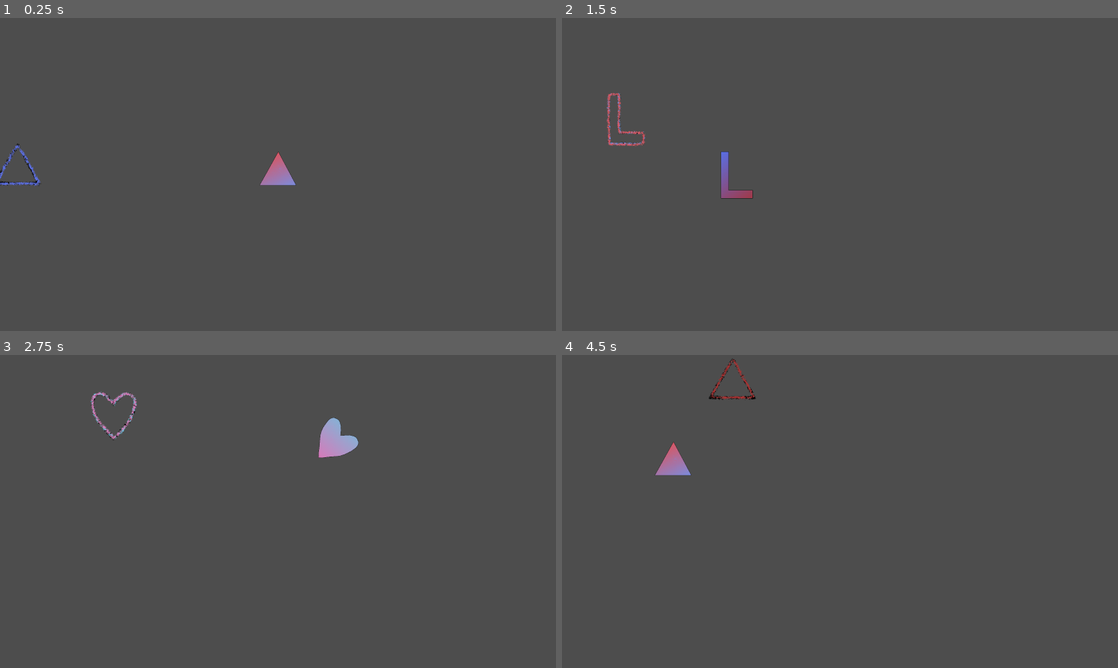
Above: before the commit, frames 1-4 (two rows, left to right).
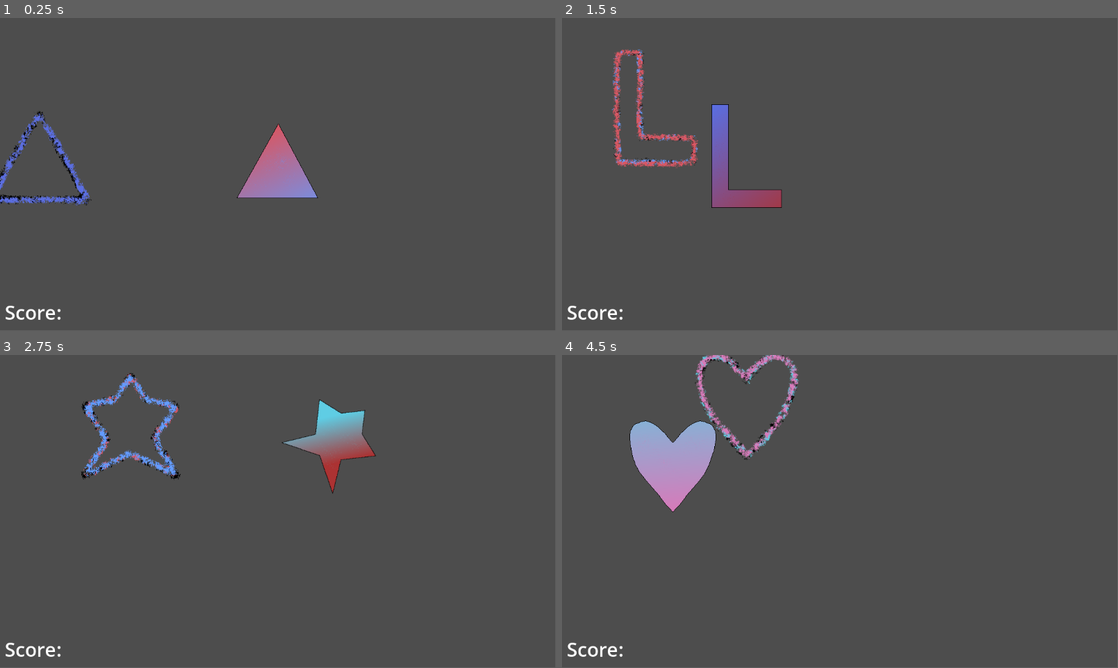
Above: after the commit, the same moments.

Repository: SucellosMusic/first-rhythm-game
Game: Godot game, scene res://Scenes/play_area.tscn
The game is run twice, just before and just after one commit, with the same random seed, the same clock (stepped at 60 frames per second) and the same inputs. This scene is started directly instead of the project's main scene.
Inputs (mouse positions are in pixels of both pictures, inside the frame that each line leads up to):
- Up to frame 1 (0.25 s): no input
- Up to frame 2 (1.5 s): tap Enter at 0.5 s; move the mouse to (962, 158) at 0.52 s; hold Right (ui_right) 0.53-1.28 s; move the mouse to (728, 190) at 1.27 s; hold Left (ui_left) from 1.28 s (still down)
- Up to frame 3 (2.75 s): move the mouse to (333, 442) at 2.02 s; release Left (ui_left) at 2.03 s; hold Right (ui_right) from 2.03 s (still down)
- Up to frame 4 (4.5 s): move the mouse to (812, 574) at 2.77 s; move the mouse to (1006, 558) at 3.52 s; release Right (ui_right) at 3.53 s; hold Left (ui_left) from 3.53 s (still down); move the mouse to (673, 464) at 4.27 s
In our replay, the window is 800x450 before the commit and 799x449 after it. These sizes can differ from the game's own. Grey fills any space a smaller window leaves; there, only what the larger window draws over its background counts as a difference.

The runs differ from the first frame. In frame 1, 2.7% of the frame differs, in the area x 0-58%, y 29-97%; in frame 2, 2.9%; in frame 3, 3.6%; in frame 4, 4.4%, in the area x 1-43%, y 0-97%.

Commit message:
playable prototype ready
fixed collisions, added scoring functions (still need to add multiplier), slowly adding features to streamline creating tracks

Diff:
--- a/Scenes/Assigned Shapes/player_equal_triangle.tscn
+++ b/Scenes/Assigned Shapes/player_equal_triangle.tscn
@@ -19,7 +19,6 @@
 texture = ExtResource("2_tktf8")
 
 [node name="Position Okay" type="Area2D" parent="."]
-collision_mask = 0
 priority = 2
 
 [node name="Position Collision" type="CollisionShape2D" parent="Position Okay"]
@@ -27,14 +26,14 @@
 
 [node name="Position Great" type="Area2D" parent="."]
 collision_layer = 2
-collision_mask = 0
+collision_mask = 2
 
 [node name="CollisionShape2D" type="CollisionShape2D" parent="Position Great"]
 shape = SubResource("CircleShape2D_cl3dy")
 
 [node name="Position Perfect" type="Area2D" parent="."]
 collision_layer = 4
-collision_mask = 0
+collision_mask = 4
 
 [node name="CollisionShape2D" type="CollisionShape2D" parent="Position Perfect"]
 shape = SubResource("CircleShape2D_kmixe")
--- a/Scenes/Assigned Shapes/player_heart.tscn
+++ b/Scenes/Assigned Shapes/player_heart.tscn
@@ -19,21 +19,21 @@
 
 [node name="Position Okay" type="Area2D" parent="."]
 collision_layer = 256
-collision_mask = 0
+collision_mask = 256
 
 [node name="CollisionShape2D" type="CollisionShape2D" parent="Position Okay"]
 shape = SubResource("CircleShape2D_gp7w3")
 
 [node name="Position Great" type="Area2D" parent="."]
 collision_layer = 512
-collision_mask = 0
+collision_mask = 512
 
 [node name="CollisionShape2D" type="CollisionShape2D" parent="Position Great"]
 shape = SubResource("CircleShape2D_a0vnk")
 
 [node name="Position Perfect" type="Area2D" parent="."]
 collision_layer = 1024
-collision_mask = 0
+collision_mask = 1024
 
 [node name="CollisionShape2D" type="CollisionShape2D" parent="Position Perfect"]
 shape = SubResource("CircleShape2D_qjf5m")
--- a/Scenes/Assigned Shapes/player_l.tscn
+++ b/Scenes/Assigned Shapes/player_l.tscn
@@ -21,7 +21,7 @@
 [node name="Position Okay" type="Area2D" parent="."]
 position = Vector2(38, -68)
 collision_layer = 65536
-collision_mask = 0
+collision_mask = 65536
 
 [node name="CollisionShape2D" type="CollisionShape2D" parent="Position Okay"]
 shape = SubResource("CircleShape2D_0sq3m")
@@ -29,7 +29,7 @@
 [node name="Position Great" type="Area2D" parent="."]
 position = Vector2(38, -68)
 collision_layer = 131072
-collision_mask = 0
+collision_mask = 131072
 
 [node name="CollisionShape2D" type="CollisionShape2D" parent="Position Great"]
 shape = SubResource("CircleShape2D_wrine")
@@ -37,7 +37,7 @@
 [node name="Position Perfect" type="Area2D" parent="."]
 position = Vector2(38, -68)
 collision_layer = 262144
-collision_mask = 0
+collision_mask = 262144
 
 [node name="CollisionShape2D" type="CollisionShape2D" parent="Position Perfect"]
 shape = SubResource("CircleShape2D_d34n5")
--- a/Scenes/Assigned Shapes/player_pentagon.tscn
+++ b/Scenes/Assigned Shapes/player_pentagon.tscn
@@ -19,21 +19,21 @@
 
 [node name="Position Okay" type="Area2D" parent="."]
 collision_layer = 16777216
-collision_mask = 0
+collision_mask = 16777216
 
 [node name="CollisionShape2D" type="CollisionShape2D" parent="Position Okay"]
 shape = SubResource("CircleShape2D_nim28")
 
 [node name="Position Great" type="Area2D" parent="."]
 collision_layer = 33554432
-collision_mask = 0
+collision_mask = 33554432
 
 [node name="CollisionShape2D" type="CollisionShape2D" parent="Position Great"]
 shape = SubResource("CircleShape2D_pc54e")
 
 [node name="Position Perfect" type="Area2D" parent="."]
 collision_layer = 67108864
-collision_mask = 0
+collision_mask = 67108864
 
 [node name="CollisionShape2D" type="CollisionShape2D" parent="Position Perfect"]
 shape = SubResource("CircleShape2D_e77nm")
--- a/Scenes/Assigned Shapes/player_right_triangle.tscn
+++ b/Scenes/Assigned Shapes/player_right_triangle.tscn
@@ -21,7 +21,7 @@
 [node name="Position Okay" type="Area2D" parent="."]
 position = Vector2(85, -102)
 collision_layer = 16
-collision_mask = 0
+collision_mask = 16
 
 [node name="CollisionShape2D" type="CollisionShape2D" parent="Position Okay"]
 shape = SubResource("CircleShape2D_l0vxt")
@@ -29,7 +29,7 @@
 [node name="Position Great" type="Area2D" parent="."]
 position = Vector2(85, -102)
 collision_layer = 32
-collision_mask = 0
+collision_mask = 32
 
 [node name="CollisionShape2D" type="CollisionShape2D" parent="Position Great"]
 shape = SubResource("CircleShape2D_xhiwd")
@@ -37,7 +37,7 @@
 [node name="Position Perfect" type="Area2D" parent="."]
 position = Vector2(85, -102)
 collision_layer = 64
-collision_mask = 0
+collision_mask = 64
 
 [node name="CollisionShape2D" type="CollisionShape2D" parent="Position Perfect"]
 shape = SubResource("CircleShape2D_uuylo")
--- a/Scenes/Assigned Shapes/player_star.tscn
+++ b/Scenes/Assigned Shapes/player_star.tscn
@@ -19,21 +19,21 @@
 
 [node name="Position Okay" type="Area2D" parent="."]
 collision_layer = 4096
-collision_mask = 0
+collision_mask = 4096
 
 [node name="CollisionShape2D" type="CollisionShape2D" parent="Position Okay"]
 shape = SubResource("CircleShape2D_0s15x")
 
 [node name="Postion Great" type="Area2D" parent="."]
 collision_layer = 8192
-collision_mask = 0
+collision_mask = 8192
 
 [node name="CollisionShape2D" type="CollisionShape2D" parent="Postion Great"]
 shape = SubResource("CircleShape2D_pg3kp")
 
 [node name="Position Perfect" type="Area2D" parent="."]
 collision_layer = 16384
-collision_mask = 0
+collision_mask = 16384
 
 [node name="CollisionShape2D" type="CollisionShape2D" parent="Position Perfect"]
 shape = SubResource("CircleShape2D_ddp8b")
--- a/Scenes/Assigned Shapes/player_t.tscn
+++ b/Scenes/Assigned Shapes/player_t.tscn
@@ -19,21 +19,21 @@
 
 [node name="Position Okay" type="Area2D" parent="."]
 collision_layer = 1048576
-collision_mask = 0
+collision_mask = 1048576
 
 [node name="CollisionShape2D" type="CollisionShape2D" parent="Position Okay"]
 shape = SubResource("CircleShape2D_8ggtn")
 
 [node name="Position Great" type="Area2D" parent="."]
 collision_layer = 2097152
-collision_mask = 0
+collision_mask = 2097152
 
 [node name="CollisionShape2D" type="CollisionShape2D" parent="Position Great"]
 shape = SubResource("CircleShape2D_m5da2")
 
 [node name="Position Perfect" type="Area2D" parent="."]
 collision_layer = 4194304
-collision_mask = 0
+collision_mask = 4194304
 
 [node name="CollisionShape2D" type="CollisionShape2D" parent="Position Perfect"]
 shape = SubResource("CircleShape2D_tcqa7")
--- a/Scenes/Receiver Shapes/L_receiver.tscn
+++ b/Scenes/Receiver Shapes/L_receiver.tscn
@@ -49,7 +49,7 @@
 
 [node name="Position Okay" type="Area2D" parent="."]
 position = Vector2(38, -68)
-collision_layer = 0
+collision_layer = 65536
 collision_mask = 65536
 
 [node name="CollisionShape2D" type="CollisionShape2D" parent="Position Okay"]
@@ -57,7 +57,7 @@
 
 [node name="Position Great" type="Area2D" parent="."]
 position = Vector2(38, -68)
-collision_layer = 0
+collision_layer = 131072
 collision_mask = 131072
 
 [node name="CollisionShape2D" type="CollisionShape2D" parent="Position Great"]
@@ -65,7 +65,7 @@
 
 [node name="Position Perfect" type="Area2D" parent="."]
 position = Vector2(38, -68)
-collision_layer = 0
+collision_layer = 262144
 collision_mask = 262144
 
 [node name="CollisionShape2D" type="CollisionShape2D" parent="Position Perfect"]
--- a/Scenes/Receiver Shapes/equal_triangle_receiver.tscn
+++ b/Scenes/Receiver Shapes/equal_triangle_receiver.tscn
@@ -49,21 +49,20 @@
 frame_progress = 0.132286
 
 [node name="Position Okay" type="Area2D" parent="."]
-collision_layer = 0
 priority = 2
 
 [node name="Position Collision" type="CollisionShape2D" parent="Position Okay"]
 shape = SubResource("CircleShape2D_smhlt")
 
 [node name="Position Great" type="Area2D" parent="."]
-collision_layer = 0
+collision_layer = 2
 collision_mask = 2
 
 [node name="CollisionShape2D" type="CollisionShape2D" parent="Position Great"]
 shape = SubResource("CircleShape2D_mh38e")
 
 [node name="Position Perfect" type="Area2D" parent="."]
-collision_layer = 0
+collision_layer = 4
 collision_mask = 4
 
 [node name="CollisionShape2D" type="CollisionShape2D" parent="Position Perfect"]
--- a/Scenes/Receiver Shapes/heart_receiver.tscn
+++ b/Scenes/Receiver Shapes/heart_receiver.tscn
@@ -47,21 +47,21 @@
 sprite_frames = SubResource("SpriteFrames_hp4ry")
 
 [node name="Position Okay" type="Area2D" parent="."]
-collision_layer = 0
+collision_layer = 256
 collision_mask = 256
 
 [node name="CollisionShape2D" type="CollisionShape2D" parent="Position Okay"]
 shape = SubResource("CircleShape2D_pk3ep")
 
 [node name="Position Great" type="Area2D" parent="."]
-collision_layer = 0
+collision_layer = 512
 collision_mask = 512
 
 [node name="CollisionShape2D" type="CollisionShape2D" parent="Position Great"]
 shape = SubResource("CircleShape2D_8jb6t")
 
 [node name="Position Perfect" type="Area2D" parent="."]
-collision_layer = 0
+collision_layer = 1024
 collision_mask = 1024
 
 [node name="CollisionShape2D" type="CollisionShape2D" parent="Position Perfect"]
--- a/Scenes/Receiver Shapes/pentagon_receiver.tscn
+++ b/Scenes/Receiver Shapes/pentagon_receiver.tscn
@@ -47,21 +47,21 @@
 sprite_frames = SubResource("SpriteFrames_mkvor")
 
 [node name="Position Okay" type="Area2D" parent="."]
-collision_layer = 0
+collision_layer = 16777216
 collision_mask = 16777216
 
 [node name="CollisionShape2D" type="CollisionShape2D" parent="Position Okay"]
 shape = SubResource("CircleShape2D_cqq8a")
 
 [node name="Position Great" type="Area2D" parent="."]
-collision_layer = 0
+collision_layer = 33554432
 collision_mask = 33554432
 
 [node name="CollisionShape2D" type="CollisionShape2D" parent="Position Great"]
 shape = SubResource("CircleShape2D_vhpyn")
 
 [node name="Position Perfect" type="Area2D" parent="."]
-collision_layer = 0
+collision_layer = 67108864
 collision_mask = 67108864
 
 [node name="CollisionShape2D" type="CollisionShape2D" parent="Position Perfect"]
--- a/Scenes/Receiver Shapes/right_triangle_receiver.tscn
+++ b/Scenes/Receiver Shapes/right_triangle_receiver.tscn
@@ -49,7 +49,7 @@
 
 [node name="Position Okay" type="Area2D" parent="."]
 position = Vector2(85, -102)
-collision_layer = 0
+collision_layer = 16
 collision_mask = 16
 
 [node name="CollisionShape2D" type="CollisionShape2D" parent="Position Okay"]
@@ -57,7 +57,7 @@
 
 [node name="Position Great" type="Area2D" parent="."]
 position = Vector2(85, -102)
-collision_layer = 0
+collision_layer = 32
 collision_mask = 32
 
 [node name="CollisionShape2D" type="CollisionShape2D" parent="Position Great"]
@@ -65,7 +65,7 @@
 
 [node name="Position Perfect" type="Area2D" parent="."]
 position = Vector2(85, -102)
-collision_layer = 0
+collision_layer = 64
 collision_mask = 64
 
 [node name="CollisionShape2D" type="CollisionShape2D" parent="Position Perfect"]
--- a/Scenes/Receiver Shapes/star_receiver.tscn
+++ b/Scenes/Receiver Shapes/star_receiver.tscn
@@ -47,21 +47,21 @@
 sprite_frames = SubResource("SpriteFrames_dv1y2")
 
 [node name="Position Okay" type="Area2D" parent="."]
-collision_layer = 0
+collision_layer = 4096
 collision_mask = 4096
 
 [node name="CollisionShape2D" type="CollisionShape2D" parent="Position Okay"]
 shape = SubResource("CircleShape2D_ln7k7")
 
 [node name="Postion Great" type="Area2D" parent="."]
-collision_layer = 0
+collision_layer = 8192
 collision_mask = 8192
 
 [node name="CollisionShape2D" type="CollisionShape2D" parent="Postion Great"]
 shape = SubResource("CircleShape2D_2tq7o")
 
 [node name="Position Perfect" type="Area2D" parent="."]
-collision_layer = 0
+collision_layer = 16384
 collision_mask = 16384
 
 [node name="CollisionShape2D" type="CollisionShape2D" parent="Position Perfect"]
--- a/Scenes/Receiver Shapes/t_receiver.tscn
+++ b/Scenes/Receiver Shapes/t_receiver.tscn
@@ -47,21 +47,21 @@
 sprite_frames = SubResource("SpriteFrames_wq3o3")
 
 [node name="Position Okay" type="Area2D" parent="."]
-collision_layer = 0
+collision_layer = 1048576
 collision_mask = 1048576
 
 [node name="CollisionShape2D" type="CollisionShape2D" parent="Position Okay"]
 shape = SubResource("CircleShape2D_ssqf1")
 
 [node name="Position Great" type="Area2D" parent="."]
-collision_layer = 0
+collision_layer = 2097152
 collision_mask = 2097152
 
 [node name="CollisionShape2D" type="CollisionShape2D" parent="Position Great"]
 shape = SubResource("CircleShape2D_o73c7")
 
 [node name="Position Perfect" type="Area2D" parent="."]
-collision_layer = 0
+collision_layer = 4194304
 collision_mask = 4194304
 
 [node name="CollisionShape2D" type="CollisionShape2D" parent="Position Perfect"]
--- a/Scenes/play_area.tscn
+++ b/Scenes/play_area.tscn
@@ -22,6 +22,12 @@
 "points": PackedVector2Array(0, 0, 0, 0, 69, 313, 0, 0, 0, 0, 350, 78, 0, 0, 0, 0, 837, 559, 0, 0, 0, 0, 1072, 318, 0, 0, 0, 0, 839, 86, 0, 0, 0, 0, 367, 547, 0, 0, 0, 0, 70, 321)
 }
 point_count = 7
+
+[sub_resource type="LabelSettings" id="LabelSettings_6k64h"]
+font_size = 40
+
+[sub_resource type="LabelSettings" id="LabelSettings_6gwfb"]
+font_size = 62
 
 [node name="Play Area" type="Node2D"]
 script = ExtResource("1_h34r3")
@@ -78,8 +84,8 @@
 position = Vector2(1986, -184)
 
 [node name="Path2D" type="Path2D" parent="."]
-position = Vector2(-79.67, -130.378)
-scale = Vector2(2.31406, 2.67152)
+position = Vector2(11.2751, -2.75674)
+scale = Vector2(0.996012, 1.03534)
 curve = SubResource("Curve2D_j2n5h")
 
 [node name="PathFollow2D" type="PathFollow2D" parent="Path2D"]
@@ -98,4 +104,19 @@
 [node name="Receiver Storage" type="Node2D" parent="."]
 position = Vector2(-489, 130)
 
+[node name="Score Text" type="Label" parent="."]
+offset_left = 10.0
+offset_top = 583.0
+offset_right = 208.0
+offset_bottom = 684.0
+text = "Score: "
+label_settings = SubResource("LabelSettings_6k64h")
+
+[node name="Score Int" type="Label" parent="."]
+offset_left = 136.0
+offset_top = 588.0
+offset_right = 298.0
+offset_bottom = 678.0
+label_settings = SubResource("LabelSettings_6gwfb")
+
 [connection signal="timeout" from="Beats" to="." method="_on_in_timer_timeout"]
--- a/Scripts/play_area.gd
+++ b/Scripts/play_area.gd
@@ -29,9 +29,12 @@
 var prevSelection : int = 0
 
 #scoring
-@onready var posPoint : int = 0
-@onready var orientPoint : int = 0
-@onready var timePoint : int = 0
+@onready var scoreDisplay : Label = $"Score Int"
+var posPoint : int = 0
+var orientPoint : int = 0
+var timePoint : int = 0
+var totalScore : int = 0
+var takeScore : bool = false
 
 
 func _ready() ->void:
@@ -48,16 +51,39 @@
 	beatTimer.start(syncToStart + .1)
 
 func get_score() ->void:
-	posPoint = get_pos_score()
-
-
-
+	if takeScore == true:
+		posPoint = get_pos_score()
+		orientPoint = get_orient_score()
+		timePoint = get_time_score()
+		totalScore += posPoint + orientPoint + timePoint
+		takeScore = false
 
 func get_pos_score() -> int:
+	if shapePerf[selection].has_overlapping_areas():
+		return 3
+	elif shapeGreat[selection].has_overlapping_areas():
+		return 2
+	elif shapeOkay[selection].has_overlapping_areas():
+		return 1
 	return 0
 
 func get_orient_score() -> int:
+	if shapeOkay[selection].has_overlapping_areas():
+		if shapes[selection].rotation == receivers[selection].rotation:
+			return 1
 	return 0
+
+
+func get_time_score() -> int:
+	if shapeOkay[selection].has_overlapping_areas():
+		if beatTimer.time_left > 0 && beatTimer.time_left < .02:
+			return 3
+		elif beatTimer.time_left > .02 && beatTimer.time_left < .05:
+			return 2
+		elif beatTimer.time_left > .05 && beatTimer.time_left < .1:
+			return 1
+	return 0
+
 
 func next_shape() -> void:
 	prevSelection = selection
@@ -68,43 +94,46 @@
 
 func _on_in_timer_timeout() -> void:
 	beatTimer.start(beats)
-	if halfBeat == 2:
-		halfBeat = 1
+
+	if beat == 2 || beat == 4:
+		takeScore = true
+		pathFollow.progress += 50
+		next_shape()
+
+	if beat == 4:
+		bar += 1
+		beat = 1
+	else:
 		beat += 1
-		pathFollow.progress += 50
-	else:
-		halfBeat += 1
 
-	if beat == 5:
-		beat = 1
-		bar += 1
 
 
 func _unhandled_input(event: InputEvent) -> void:
 	if event is InputEventKey:
 		if event.pressed and event.keycode == KEY_A:
 			get_score()
+			scoreDisplay.text = str(totalScore)
 
 
 func _process(_float) -> void:
 	match beat:
 		1:
-			receivers[3].position = receiverSTORAGE
-			shapes[3].position = shapeSTORAGE
-			receivers[0].position = receiverPos.global_position
-			shapes[0].position = get_local_mouse_position()
+			receivers[prevSelection].position = receiverSTORAGE
+			shapes[prevSelection].position = shapeSTORAGE
+			receivers[selection].position = receiverPos.global_position
+			shapes[selection].position = get_local_mouse_position()
 		2:
-			shapes[0].position = shapeSTORAGE
-			receivers[0].position = receiverSTORAGE
-			receivers[1].position = receiverPos.global_position
-			shapes[1].position = get_local_mouse_position()
+			shapes[prevSelection].position = shapeSTORAGE
+			receivers[prevSelection].position = receiverSTORAGE
+			receivers[selection].position = receiverPos.global_position
+			shapes[selection].position = get_local_mouse_position()
 		3:
-			shapes[1].position = shapeSTORAGE
-			receivers[1].position = receiverSTORAGE
-			receivers[2].position = receiverPos.global_position
-			shapes[2].position = get_local_mouse_position()
+			shapes[prevSelection].position = shapeSTORAGE
+			receivers[prevSelection].position = receiverSTORAGE
+			receivers[selection].position = receiverPos.global_position
+			shapes[selection].position = get_local_mouse_position()
 		4:
-			shapes[2].position = shapeSTORAGE
-			receivers[2].position = receiverSTORAGE
-			receivers[3].position = receiverPos.global_position
-			shapes[3].position = get_local_mouse_position()
+			shapes[prevSelection].position = shapeSTORAGE
+			receivers[prevSelection].position = receiverSTORAGE
+			receivers[selection].position = receiverPos.global_position
+			shapes[selection].position = get_local_mouse_position()
--- a/project.godot
+++ b/project.godot
@@ -14,12 +14,6 @@
 run/main_scene="res://Scenes/Assigned Shapes/player_equal_triangle.tscn"
 config/features=PackedStringArray("4.3", "Forward Plus")
 config/icon="res://icon.svg"
-
-[display]
-
-window/size/viewport_width=2560
-window/size/viewport_height=1440
-window/size/mode=3
 
 [input]
 
Not shown: 1 places in Scenes/play_area.tscn that only renumber resources
Not shown, added: export_presets.cfg
